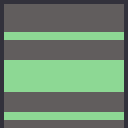
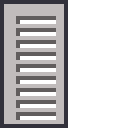
Comparing the layer stacks of the two w=128, h=128 images. Changes:
added layer "Corridor" above "teste.png" over [4, 4, 68, 128]
hid "Wall_1" over [4, 0, 128, 128]
